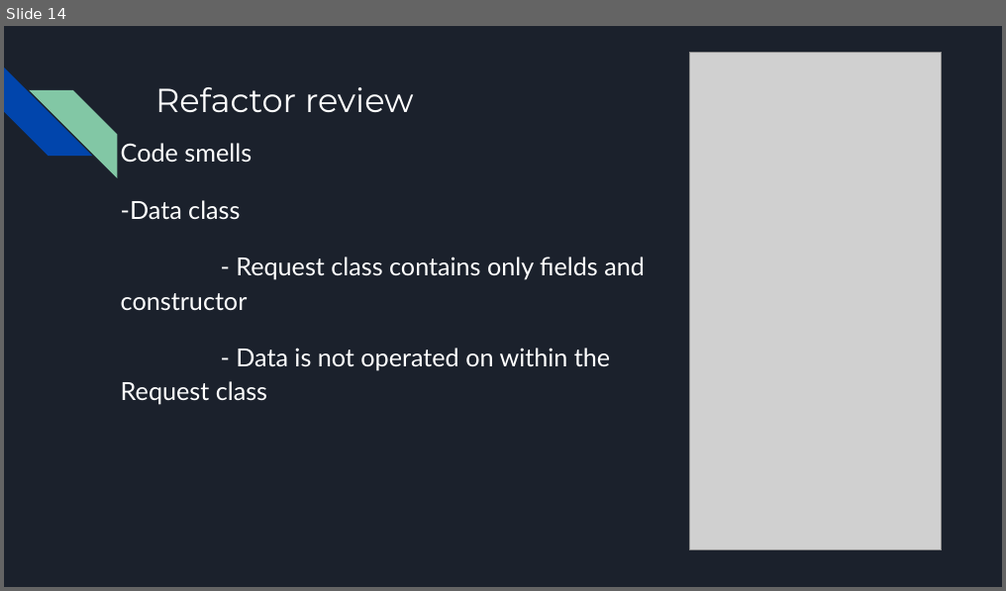
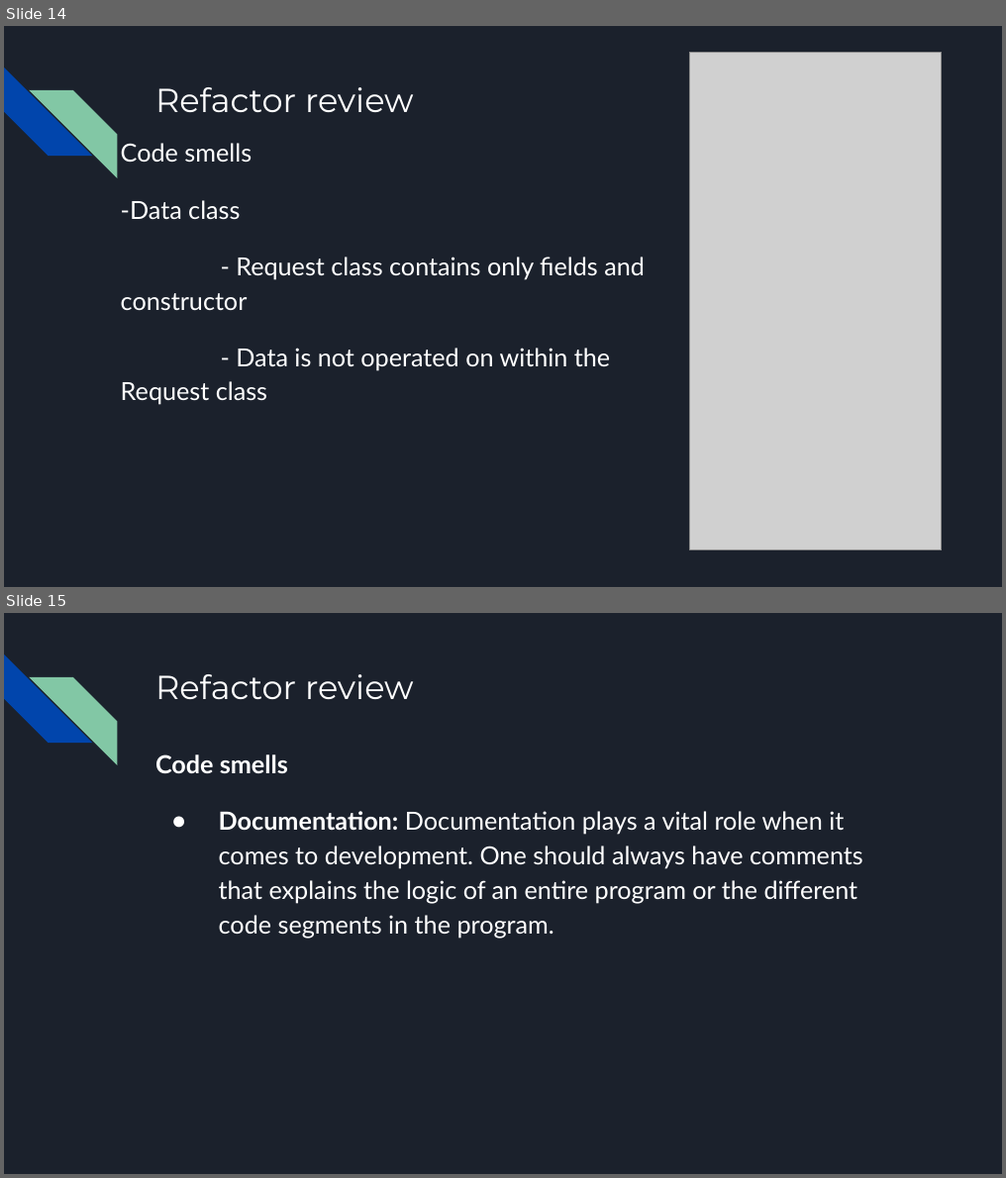
Before and after one commit to jaywmdenesik/ENSE-470-Group-Project, a slide deck: Milestone 7/ENSE 470, Milestone 7.pptx. Shown one above the other, each under a label of ours: slide 14 before the commit, slides 14 and 15 after it. The pictures are 1006x591 and 1006x1178 pixels, drawn with LibreOffice and Linux fonts; fonts in the diff are those of the drawing; grey boxes stand for pictures. Boxes give left, top, right and bottom in pixels: in the first picture for what was removed or moved away, otherwise in the second. Text is boxed around its words. In the diff, an @@ line names an element or a change of style, - is before the commit and + after.

```diff
--- a/Milestone 7/ENSE 470, Milestone 7.pptx
+++ b/Milestone 7/ENSE 470, Milestone 7.pptx
@@ slide 15 added at bbox=[4, 613, 1002, 1174], background #1B212C; not listed: 2 template elements that a slide beside it also shows @@
@@ title added at bbox=[155, 674, 414, 699], 24 pt, text #FFFFFF @@
+Refactor review
@@ text added at bbox=[155, 755, 863, 938], 18 pt, text #FFFFFF @@
+Code smells
+● Documentation: Documentation plays a vital role when it comes to development. One should always have comments that explains the logic of an entire program or the different code segments in the program.
```
Also in this commit, not shown: 16 other slides changed.
